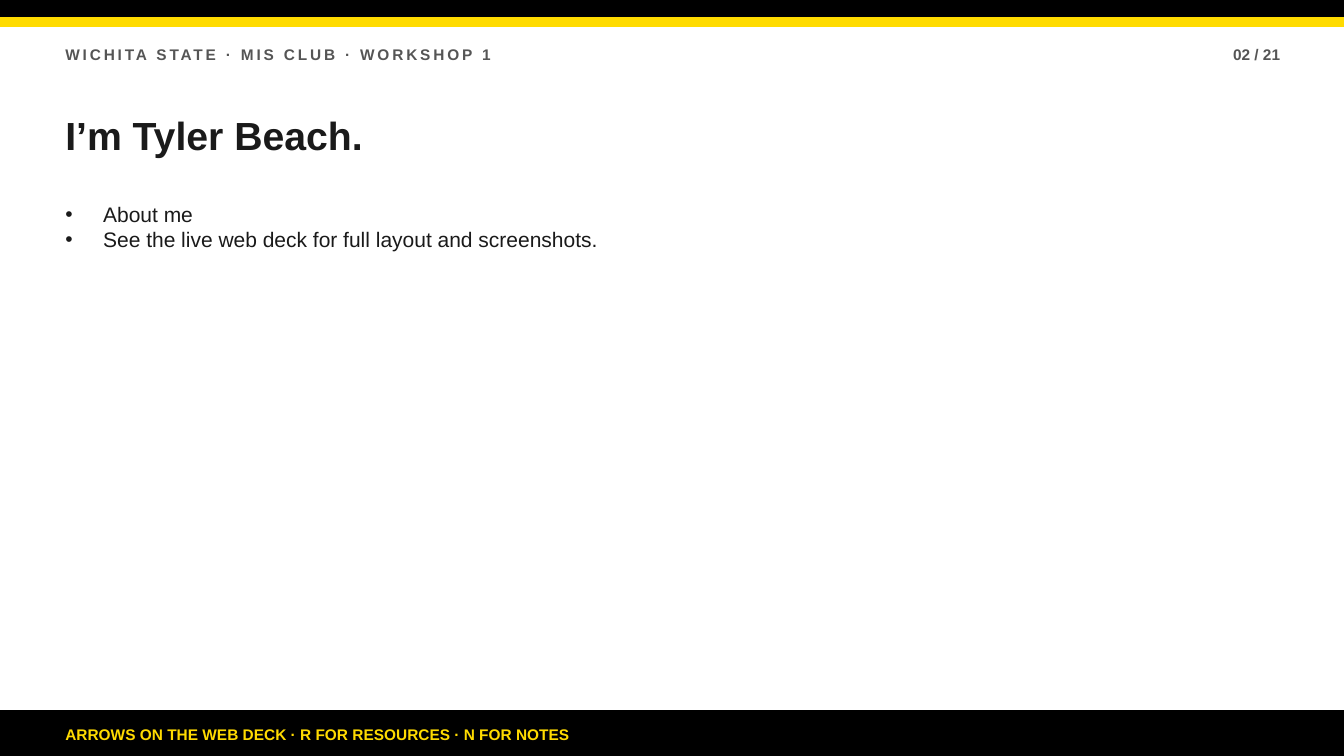
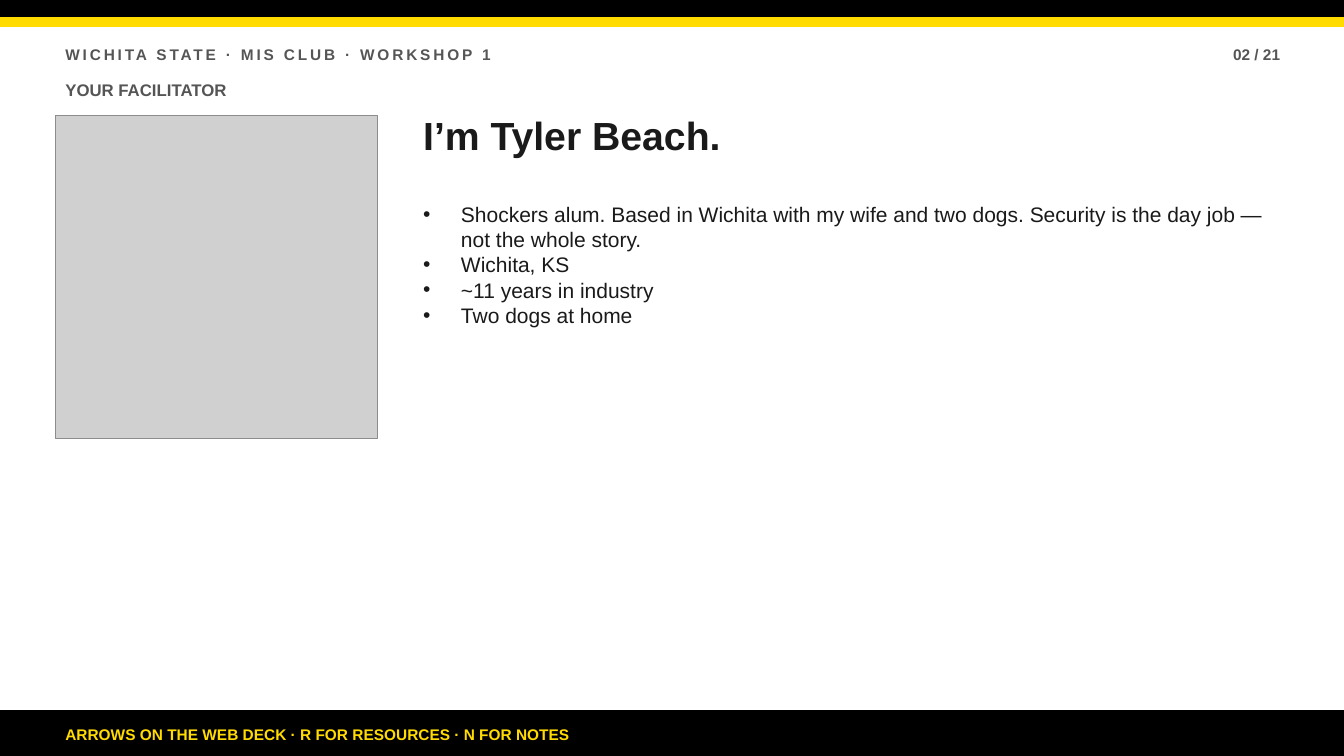
Before and after one commit to bsbcyber/workshop-site, a slide deck: slide 2 of downloads/workshop-1-presentation.pptx. Drawn at 1344x756 pixels with LibreOffice and Linux fonts; fonts in the diff are those of the drawing; grey boxes stand for pictures. Boxes give left, top, right and bottom in pixels: in the first picture for what was removed or moved away, otherwise in the second. Text is boxed around its words. In the diff, an @@ line names an element or a change of style, - is before the commit and + after.

Commit message:
Deck: personal About Me with photo and education

```diff
--- a/downloads/workshop-1-presentation.pptx
+++ b/downloads/workshop-1-presentation.pptx
@@ text added at (65,84,226,96), 12 pt, text #555555, bold @@
+YOUR FACILITATOR
@@ picture added at (55,116,378,439) @@
@@ text "I’m Tyler Beach.": place and size @@
-text "I’m Tyler Beach." at (65,121,362,158)
+text "I’m Tyler Beach." at (423,121,720,158)
@@ text removed at (103,206,597,252) @@
-• About me
-• See the live web deck for full layout and screenshots.
@@ text added at (461,206,1235,327), 15 pt, text #1A1A1A @@
+• Shockers alum. Based in Wichita with my wife and two dogs. Security is the day job — not the whole story.
+• Wichita, KS
+• ~11 years in industry
+• Two dogs at home
```
Also in this commit, not shown: 18 other slides changed, 4 other files.
